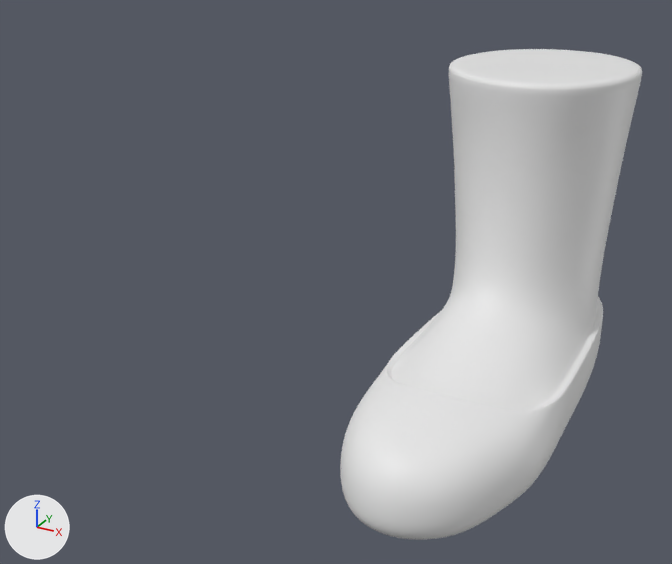
Before and after pictures for a commit that changed the Blender file Attires/Attires_Shoes/Attire_Shoes_BootsBast/BootsBats_HIGHPOLY.blend.
Both versions are drawn from a 50 mm lens placed at (0.304, -0.605, 0.35), pointed at (0.013, -0.076, 0.085). The axes (+X, +Y, +Z) are drawn at lower left. The lights are the same throughout.

In view in the first picture: 'Attire_Shoes_BootsBats_HIGHPOLY'.
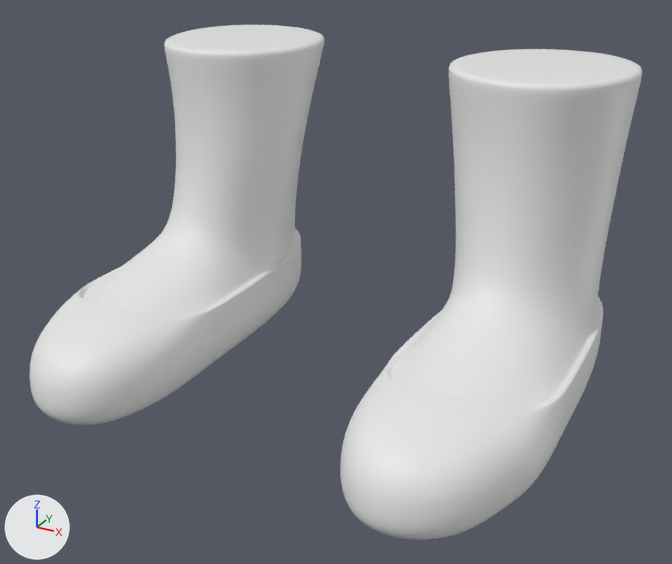
The change in detail:
Object 'Attire_Shoes_BootsBats_HIGHPOLY' (ob_attire_shoes_bootsbats_highpoly) gains a MIRROR modifier named 'Mirror'.

Where the change shows, as pixel boxes (x1, y1, x2, y2) in the pictures (672 x 564 px):
'Attire_Shoes_BootsBats_HIGHPOLY', modifiers changed (102% wider)
    before: (340, 49, 642, 540)
    after: (30, 25, 642, 540)
